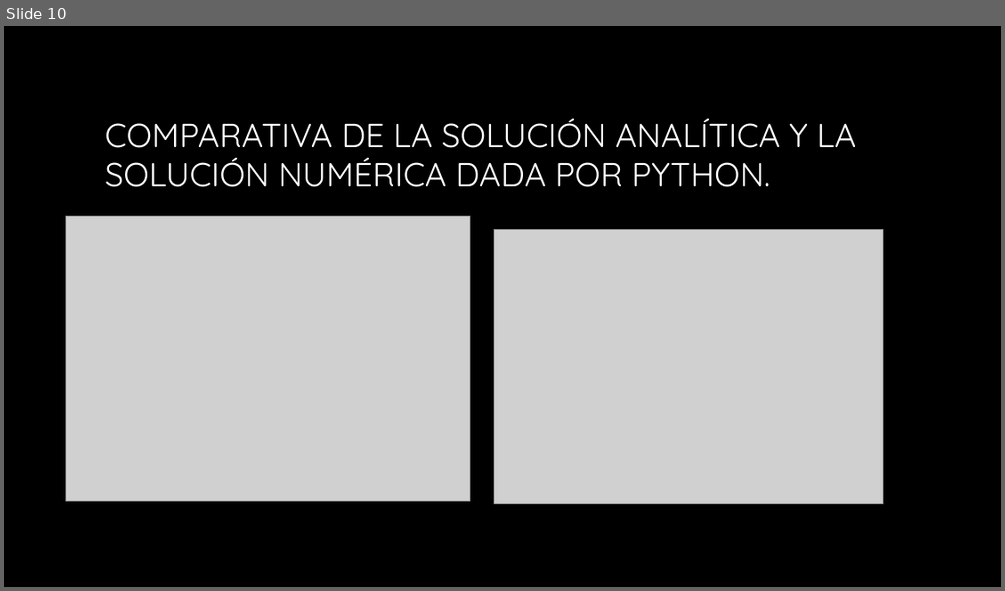
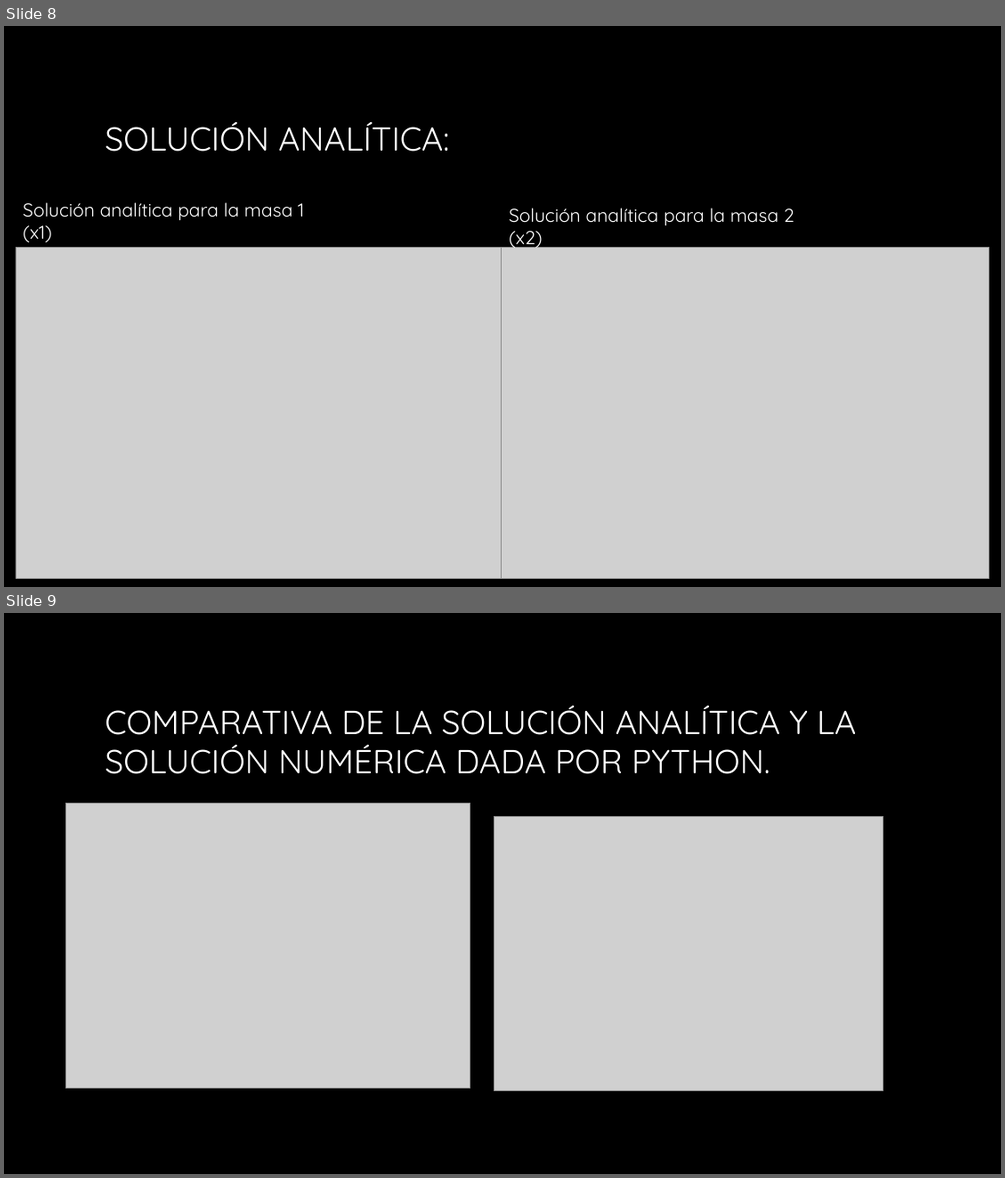
Before and after one commit to JabberTheWock/Proyecto_modulo3, a slide deck: Presentación módulo 3.pptx. Shown one above the other, each under a label of ours: slide 10 before the commit, slides 8 and 9 after it. The pictures are 1005x591 and 1005x1178 pixels, drawn with LibreOffice and Linux fonts; fonts in the diff are those of the drawing; grey boxes stand for pictures; background and template pictures are left out. Boxes give left, top, right and bottom in pixels: in the first picture for what was removed or moved away, otherwise in the second. Text is boxed around its words. In the diff, an @@ line names an element or a change of style, - is before the commit and + after.

```diff
--- a/Presentación módulo 3.pptx
+++ b/Presentación módulo 3.pptx
@@ slide 8 added at [4, 26, 1001, 587], background picture (left out) @@
@@ title added at [105, 122, 449, 151], 32 pt, text gradient #FFFFFF to #A6A6A6 @@
+SOLUCIÓN ANALÍTICA:
@@ text added at [23, 202, 304, 242], 18 pt, text #FFFFFF @@
+Solución analítica para la masa 1 (x1)
@@ text added at [509, 208, 794, 249], 18 pt, text #FFFFFF @@
+Solución analítica para la masa 2 (x2)
@@ picture added at [16, 248, 505, 578] @@
@@ picture added at [502, 248, 989, 578] @@
@@ what was slide 10 is now slide 9 @@
```
Also in this commit, not shown: 1 slide changed, 2 slides removed, 1 other file.
